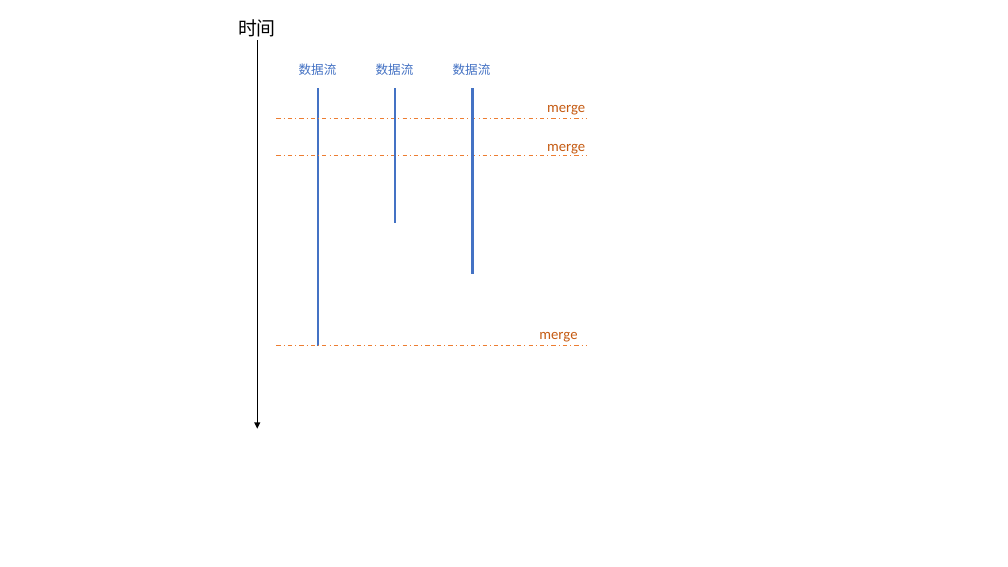
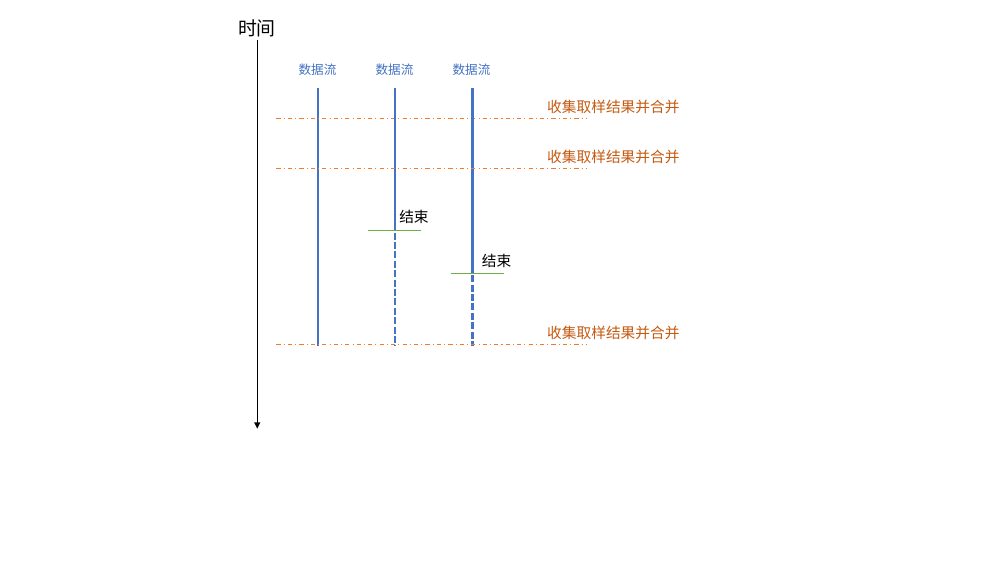
Before and after one commit to KittenBill/-, a slide deck: slide 1 of 论文写作/New Microsoft PowerPoint Presentation.pptx. Drawn at 1008x567 pixels with LibreOffice and Linux fonts; fonts in the diff are those of the drawing. Boxes give left, top, right and bottom in pixels: in the first picture for what was removed or moved away, otherwise in the second. Text is boxed around its words. In the diff, an @@ line names an element or a change of style, - is before the commit and + after.

```diff
--- a/论文写作/New Microsoft PowerPoint Presentation.pptx
+++ b/论文写作/New Microsoft PowerPoint Presentation.pptx
@@ text at (547, 99, 680, 113): text changed @@
-merge
+收集取样结果并合并
@@ text removed at (547, 144, 585, 154) @@
-merge
@@ text added at (547, 149, 680, 163), 14 pt, text #C55A11 @@
+收集取样结果并合并
@@ line moved from (277, 156) - (587, 156) to (277, 169) - (587, 169) @@
@@ text added at (399, 209, 428, 223), 14 pt, text #000000 @@
+结束
@@ line added from (368, 230) to (421, 230), #70AD47 0.5 pt @@
@@ line added from (395, 223) to (395, 346), #4472C4 2.25 pt dashed @@
@@ line added from (473, 247) to (473, 346), #4472C4 2.25 pt dashed @@
@@ text added at (482, 253, 511, 267), 14 pt, text #000000 @@
+结束
@@ line added from (451, 274) to (504, 274), #70AD47 0.5 pt @@
@@ text added at (547, 325, 680, 339), 14 pt, text #C55A11 @@
+收集取样结果并合并
@@ text removed at (539, 332, 577, 342) @@
-merge
```
Also in this commit, not shown: 2 other slides changed, 1 slide added, 8 other files.
